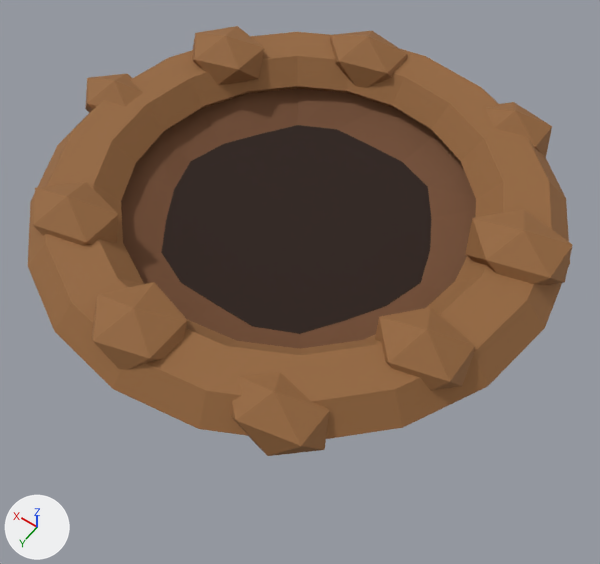
What one commit did to the Blender file src/game/models/treasure/hole.blend.
Camera for both pictures: a 50 mm lens placed at (-0.507, 0.706, 0.967), pointed at (0.012, -0.02, -0.174). Every picture has the same lights, and +X, +Y and +Z are marked at lower left. The picture after the commit comes second.

Objects in the first picture: 'Excavated cavity', 'Excavated soil clod 1', 'Excavated soil clod 2', 'Excavated soil clod 3', 'Excavated soil clod 4', 'Excavated soil clod 5', 'Excavated soil clod 6', 'Excavated soil clod 7', 'Excavated soil clod 8', 'Excavated soil clod 9', 'Uneven excavated soil rim'.
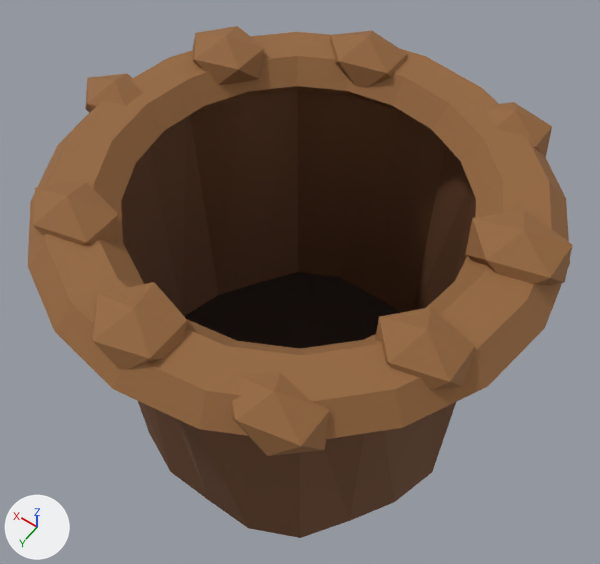
Where the change shows, as pixel boxes [x1, y1, x2, y2] in the pictures (600 x 564 px):
'Excavated cavity', reshaped: before [121, 88, 476, 349]; after [121, 90, 476, 538]

The change, as a list of edits to the scene's bpy script:
```text
Change me_excavated_cavity_mesh:
    used by ob_excavated_cavity; parent = ob_treasure_hole; location = (0.0, 0.0, 0.0)
    remove me_excavated_cavity_mesh.from_pydata(...)  # 41 vertices, 40 faces; spans x -0.323..0.31, y -0.315..0.321, z 0.012..0.045
    add me_excavated_cavity_mesh.from_pydata(...)  # 41 vertices, 40 faces; spans x -0.323..0.31, y -0.315..0.321, z -0.5..0.045
    me_excavated_cavity_mesh part 1: all 21 vertices in x -0.217..0.217, y -0.203..0.203, z 0.012..0.014 are scaled about their middle by (1.43, 1.43, 0), then moved by (0.0, 0.0, -0.513)
```
